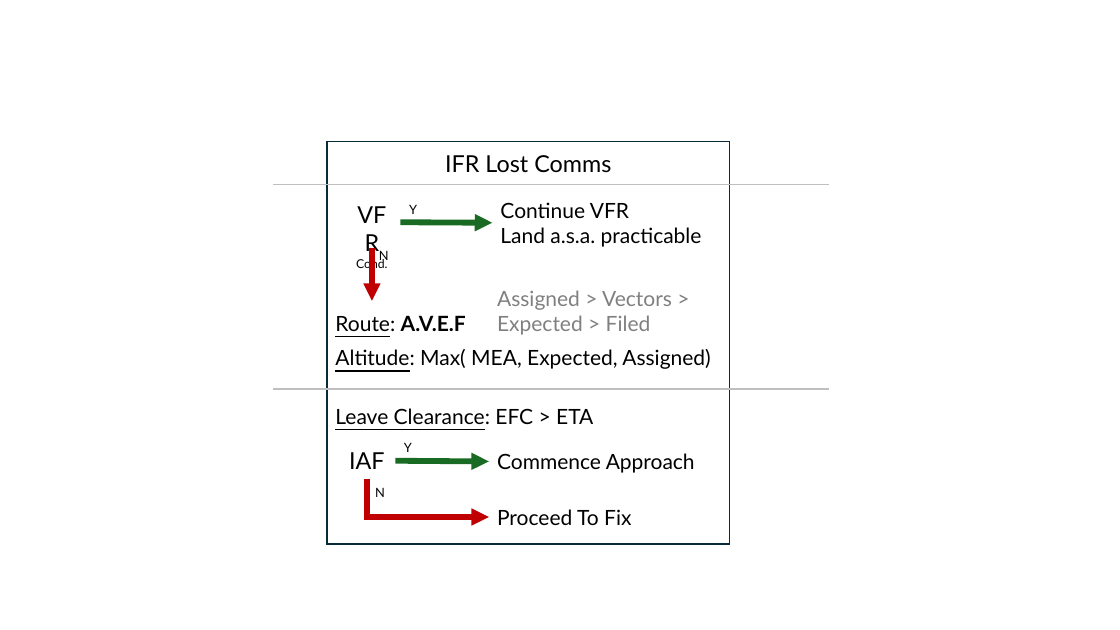
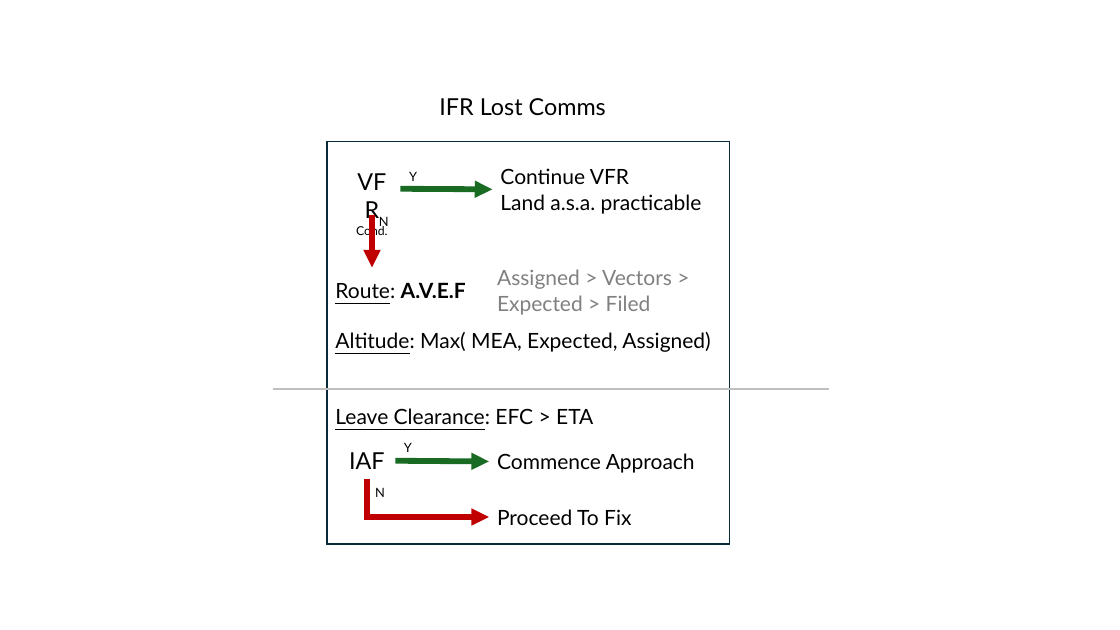
Before and after one commit to jcjollant/gakneeboard, a slide deck: slide 2 of docs/Tiles.pptx. Drawn at 1120x630 pixels with LibreOffice and Linux fonts; fonts in the diff are those of the drawing. Boxes give left, top, right and bottom in pixels: in the first picture for what was removed or moved away, otherwise in the second. Text is boxed around its words. In the diff, an @@ line names an element or a change of style, - is before the commit and + after.

Commit message:
Updated IFR Lost comms

```diff
--- a/docs/Tiles.pptx
+++ b/docs/Tiles.pptx
@@ text "IFR Lost Comms" moved from (x1=445, y1=155, x2=611, y2=173) to (x1=439, y1=98, x2=606, y2=116) @@
@@ text "Y" moved from (x1=409, y1=204, x2=417, y2=214) to (x1=409, y1=171, x2=417, y2=181) @@
@@ line removed from (274, 185) to (829, 185) @@
@@ 4 texts, 2 arrows moved together from (x1=335, y1=202, x2=702, y2=331) to (x1=335, y1=168, x2=702, y2=298) @@
@@ text "Assigned > Vectors > Expected ..." moved from (x1=497, y1=290, x2=672, y2=335) to (x1=497, y1=269, x2=672, y2=315) @@
@@ text "Altitude: Max( MEA, Expected, Assigned)" moved from (x1=335, y1=349, x2=711, y2=369) to (x1=335, y1=332, x2=711, y2=352) @@
```
